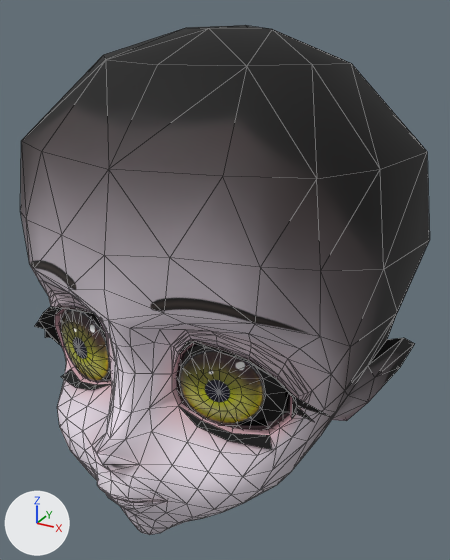
Two versions of the glTF model data/chars/head_girl/head.gltf, one commit apart.
Rendered twice from a camera (50 mm lens) standing at (7.22, -13.18, 9.94) and looking at (0.15, -0.34, 3.52). The lights are fixed; the arrows at lower left show +X, +Y and +Z. Mesh edges are drawn as thin lines. Vertices at the same position are counted once.

The first picture shows 'eyes.girl', 'head.girl'.
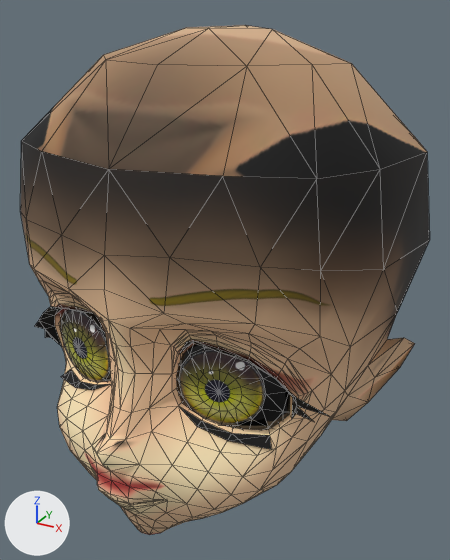
Boxes [x1, y1, x2, y2] around the edits, measured in the pictures (450 x 560 px):
'head.girl', surface changed, reshaped (grey to brown)
    both: [20, 25, 429, 535]
part 1 of me_head_girl, built on
    before: [94, 473, 167, 509]
    after: [93, 472, 167, 509]
part 2 of me_head_girl, surface changed (grey to beige)
    both: [20, 25, 427, 535]

Patch to the scene script:
```diff
--- a/data/chars/head_girl/head.gltf.py
+++ b/data/chars/head_girl/head.gltf.py
@@ img_face_shadow @@
+img_face_shadow = load_image('face_shadow', '../head_boy/face_shadow.png', 1024, 1024, 'sRGB')
@@ mat_face_tex @@
 n2 = _N.new('ShaderNodeTexImage'); n2.name = 'Image Texture'
-n2.image = img_face_ru_shadow
+n2.image = img_face_shadow
 n3 = _N.new('ShaderNodeUVMap'); n3.name = 'UV Map'
-n3.uv_map = 'UVMap.005'
+n3.uv_map = 'UVMap.004'
 _L.new(n0.outputs[0], n1.inputs[0])  # 'BSDF' to 'Surface'
@@ me_head_girl @@
 # used by ob_head_girl; location = (0.0, 0.0, 0.0)
-me_head_girl.from_pydata(...)  # 483 vertices, 952 faces; spans x -4.83..4.83, y -5.49..4.99, z -1.81..9.53
+me_head_girl.from_pydata(...)  # 503 vertices, 992 faces; spans x -4.83..4.83, y -5.49..4.99, z -1.81..9.53
+# me_head_girl part 1
+# 18 vertices are removed from x -0.76..0.76, y -5.05..-4.65, z -0.06..0.08
+# 70 faces are deleted
+# 3 vertices in x -0.38..0.38, y -4.97..-4.91, z -0.11..-0.1 move by (0.0, -0.02, 0.0)
+# 7 vertices move from x -0.4..0.4, y -5.15..-4.88, z 0.02..0.18 to x -0.42..0.42, y -5.18..-4.74, z 0.03..0.16
+# 38 vertices are added at x -1.27..1.27, y -5.08..-4.14, z -0.04..0.17
+# 110 new faces join them
+# me_head_girl part 2: 818 kept faces spanning x -4.83..4.83, y -5.49..4.99, z -1.81..9.53 get new texture (UV) coordinates
 me_head_girl.materials.append(mat_face_tex)
```
